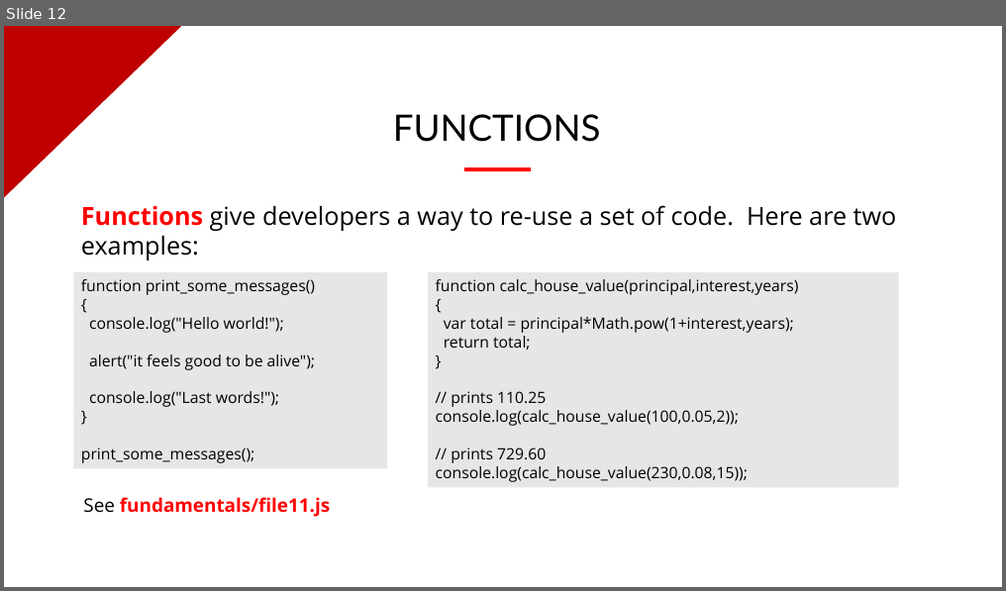
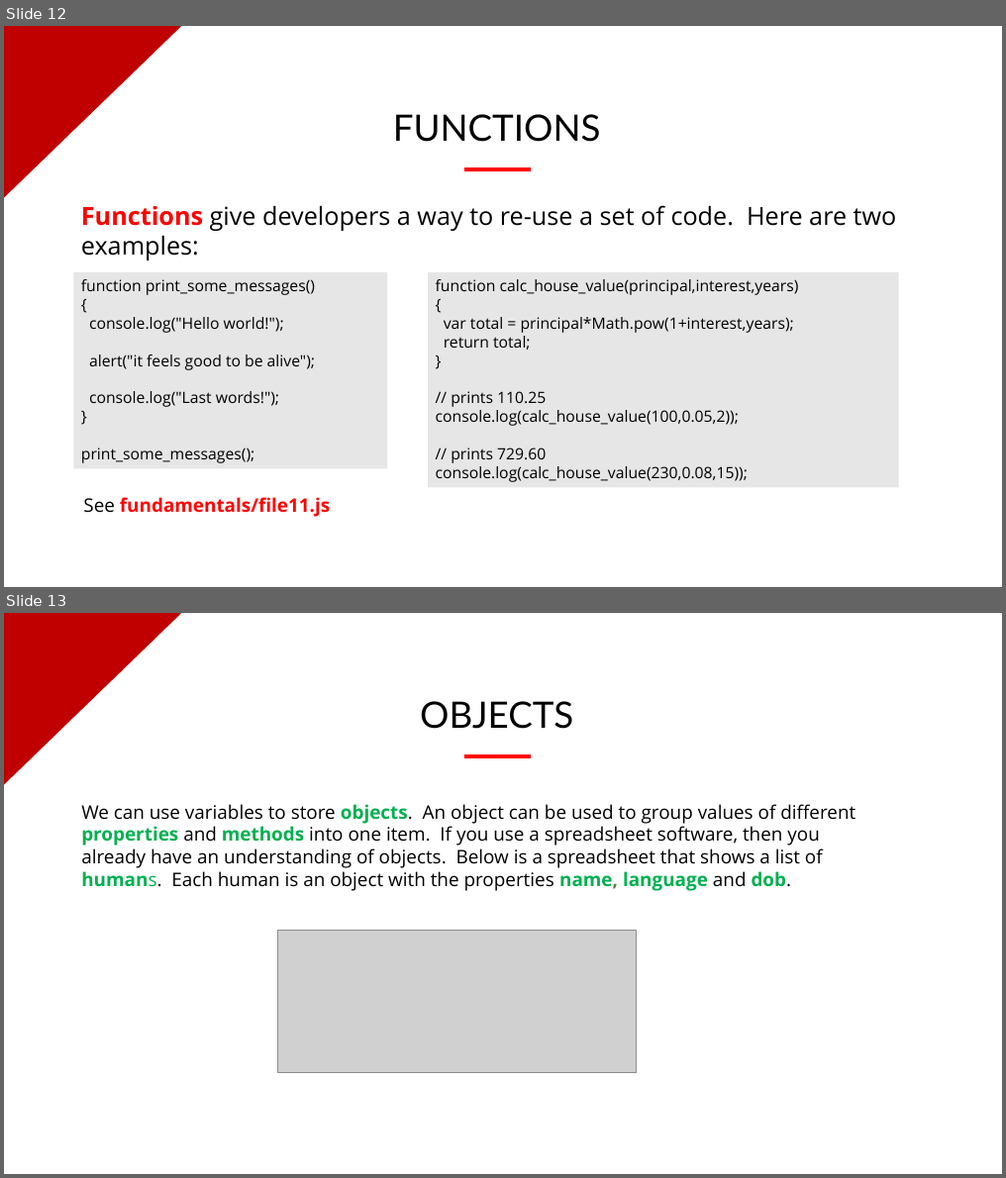
Before and after one commit to evermight/fullstack-training, a slide deck: crash-course/20230624-shell-js-python-php/fundamentals-of-coding.pptx. Shown one above the other, each under a label of ours: slide 12 before the commit, slides 12 and 13 after it. The pictures are 1006x591 and 1006x1178 pixels, drawn with LibreOffice and Linux fonts; fonts in the diff are those of the drawing; grey boxes stand for pictures; background and template pictures are left out. Boxes give left, top, right and bottom in pixels: in the first picture for what was removed or moved away, otherwise in the second. Text is boxed around its words. In the diff, an @@ line names an element or a change of style, - is before the commit and + after.

```diff
--- a/crash-course/20230624-shell-js-python-php/fundamentals-of-coding.pptx
+++ b/crash-course/20230624-shell-js-python-php/fundamentals-of-coding.pptx
@@ slide 13 added at bbox=[4, 613, 1002, 1174], background picture (left out); not listed: 1 template element that a slide beside it also shows @@
@@ text added at bbox=[420, 701, 573, 729], 35 pt, text #000000 @@
+OBJECTS
@@ rectangle added at bbox=[465, 755, 531, 759], fill #FF0000, outline #FF0000 1 pt @@
@@ text added at bbox=[81, 804, 855, 891], 18 pt, text #000000 @@
+We can use variables to store objects. An object can be used to group values of different properties and methods into one item. If you use a spreadsheet software, then you already have an understanding of objects. Below is a spreadsheet that shows a list of humans. Each human is an object with the properties name, language and dob.
@@ picture added at bbox=[278, 931, 637, 1073] @@
```
Also in this commit, not shown: 2 other slides added, 6 other files.
